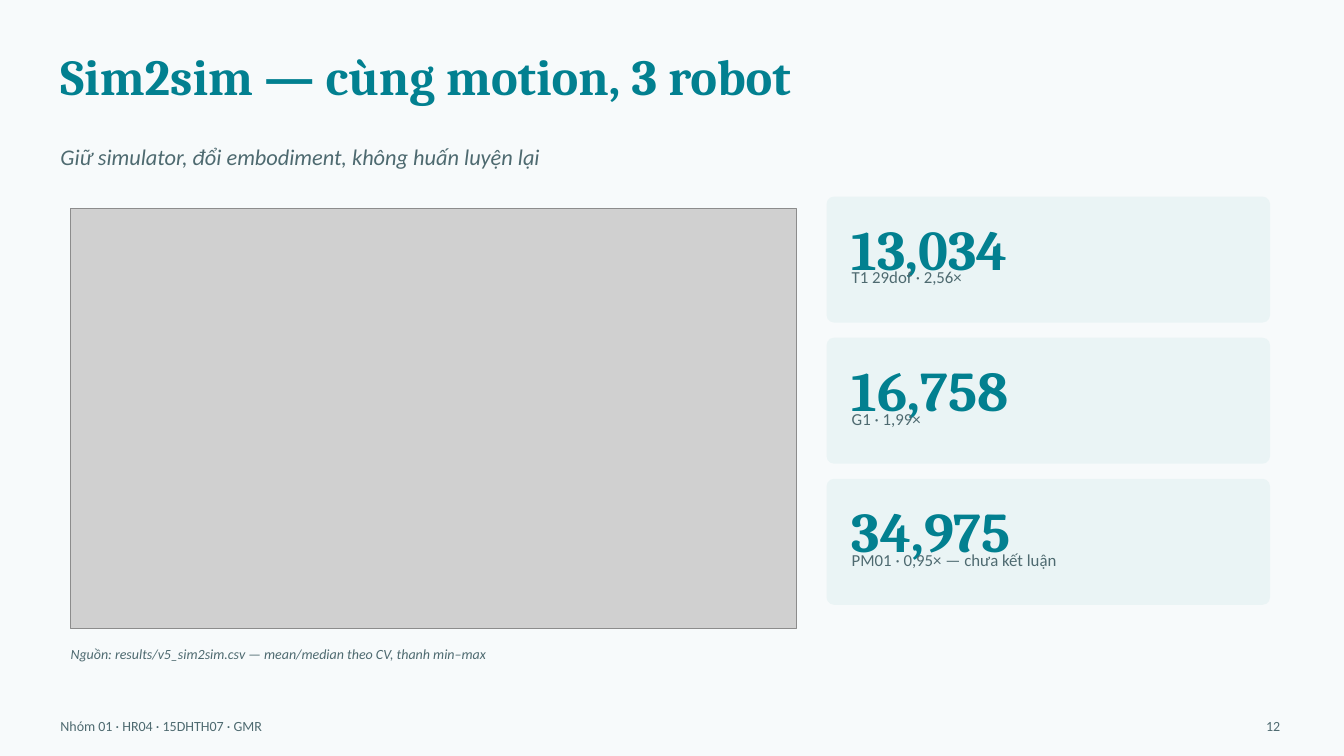
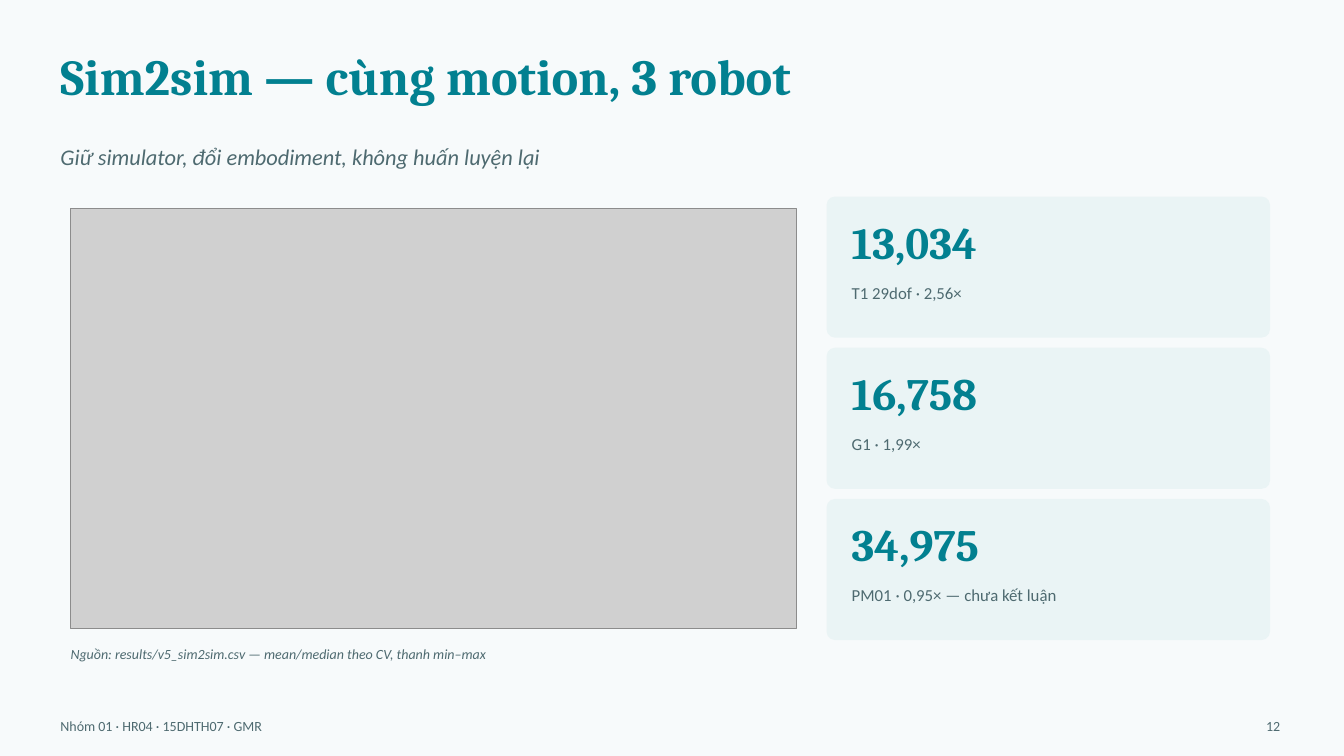
Before and after one commit to mtzwyu/GMR-Humanoid-Retargeting-Benchmark, a slide deck: slide 12 of report/slides.pptx. Drawn at 1344x756 pixels with LibreOffice and Linux fonts; fonts in the diff are those of the drawing; grey boxes stand for pictures. Boxes give left, top, right and bottom in pixels: in the first picture for what was removed or moved away, otherwise in the second. Text is boxed around its words. In the diff, an @@ line names an element or a change of style, - is before the commit and + after.

```diff
--- a/report/slides.pptx
+++ b/report/slides.pptx
@@ rounded rectangle: place and size @@
-rounded rectangle at (827, 197, 1270, 323)
+rounded rectangle at (827, 197, 1270, 338)
@@ text "T1 29dof · 2,56×": place and size @@
-text "T1 29dof · 2,56×" at (852, 270, 962, 285)
+text "T1 29dof · 2,56×" at (852, 287, 962, 301)
@@ rounded rectangle: place and size @@
-rounded rectangle at (827, 338, 1270, 464)
+rounded rectangle at (827, 348, 1270, 489)
@@ text "G1 · 1,99×": place and size @@
-text "G1 · 1,99×" at (852, 411, 921, 427)
+text "G1 · 1,99×" at (852, 439, 921, 452)
@@ rounded rectangle: place and size @@
-rounded rectangle at (827, 479, 1270, 605)
+rounded rectangle at (827, 499, 1270, 640)
@@ size 40 to 32 pt in 3 elements at (852, 228, 977, 265), (852, 379, 977, 416), (852, 530, 979, 567) @@
@@ text "34,975": place and size @@
-text "34,975" at (852, 514, 1011, 565)
+text "34,975" at (852, 530, 979, 567)
@@ text "PM01 · 0,95× — chưa ...": place and size @@
-text "PM01 · 0,95× — chưa ..." at (852, 552, 1056, 569)
+text "PM01 · 0,95× — chưa ..." at (852, 588, 1056, 604)
```
Also in this commit, not shown: 8 other slides changed, 11 other files.
